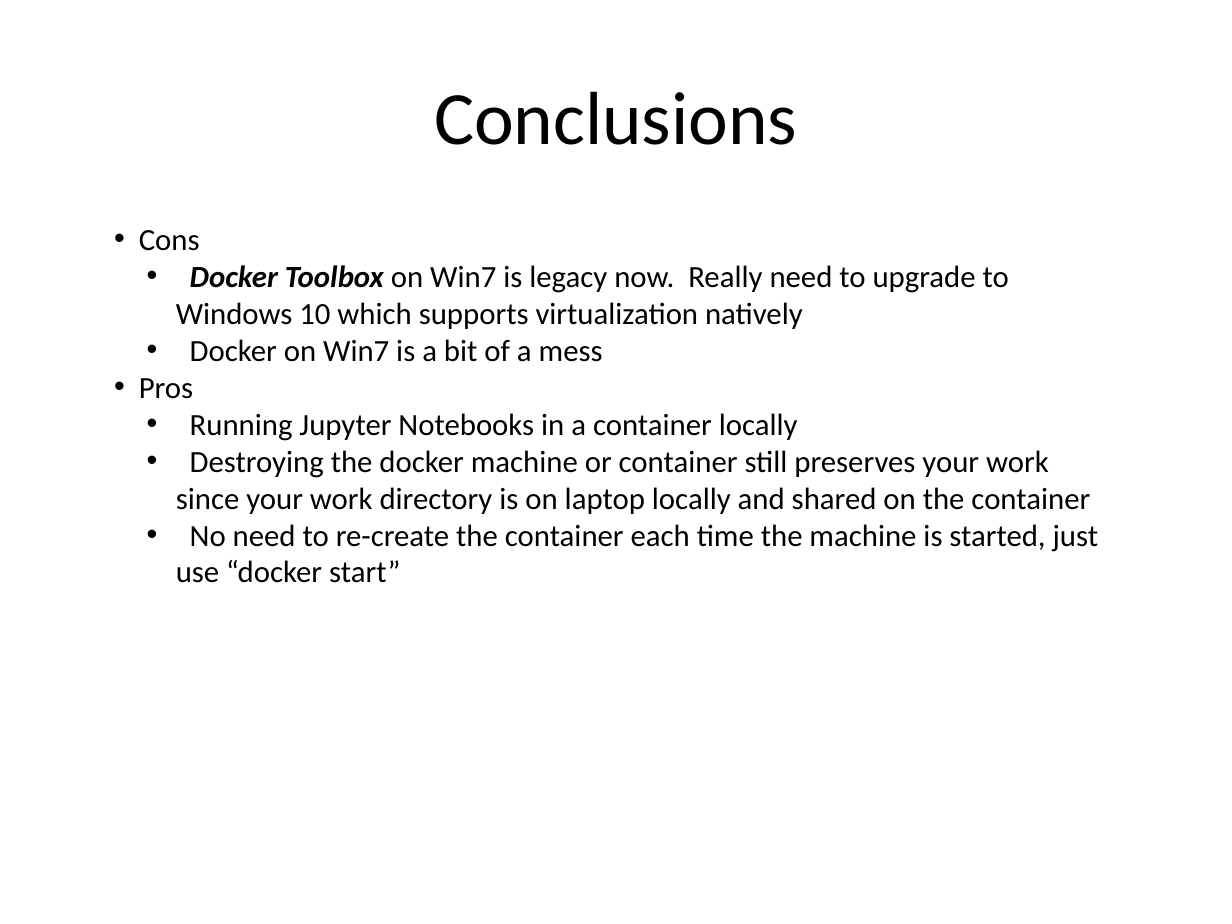
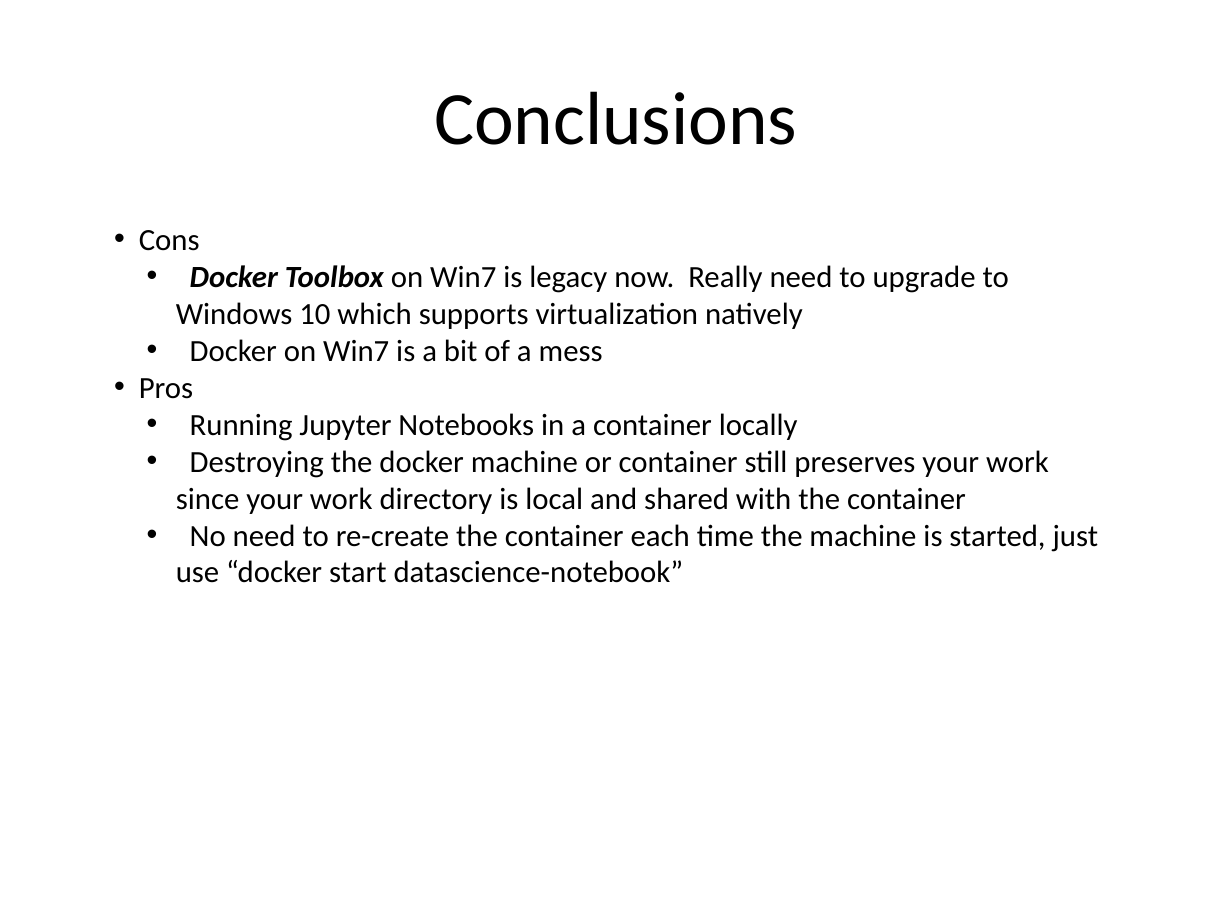
Before and after one commit to kskalvar/jupyter-notebook-with-docker-win7, a slide deck: slide 7 of slides/Jupyter Notebook with Docker on Win7.pptx. Drawn at 1232x924 pixels with LibreOffice and Linux fonts; fonts in the diff are those of the drawing; background and template pictures are left out. Boxes give left, top, right and bottom in pixels: in the first picture for what was removed or moved away, otherwise in the second. Text is boxed around its words. In the diff, an @@ line names an element or a change of style, - is before the commit and + after.

Commit message:
Updated slides

```diff
--- a/slides/Jupyter Notebook with Docker on Win7.pptx
+++ b/slides/Jupyter Notebook with Docker on Win7.pptx
@@ text at (x1=176, y1=450, x2=1099, y2=583): text changed @@
-  • Destroying the docker machine or container still preserves your work since your work directory is on laptop locally and shared on the container
-  • No need to re-create the container each time the machine is started, just use “docker start”
+  • Destroying the docker machine or container still preserves your work since your work directory is local and shared with the container
+  • No need to re-create the container each time the machine is started, just use “docker start datascience-notebook”
```
Also in this commit, not shown: 6 other slides changed.
